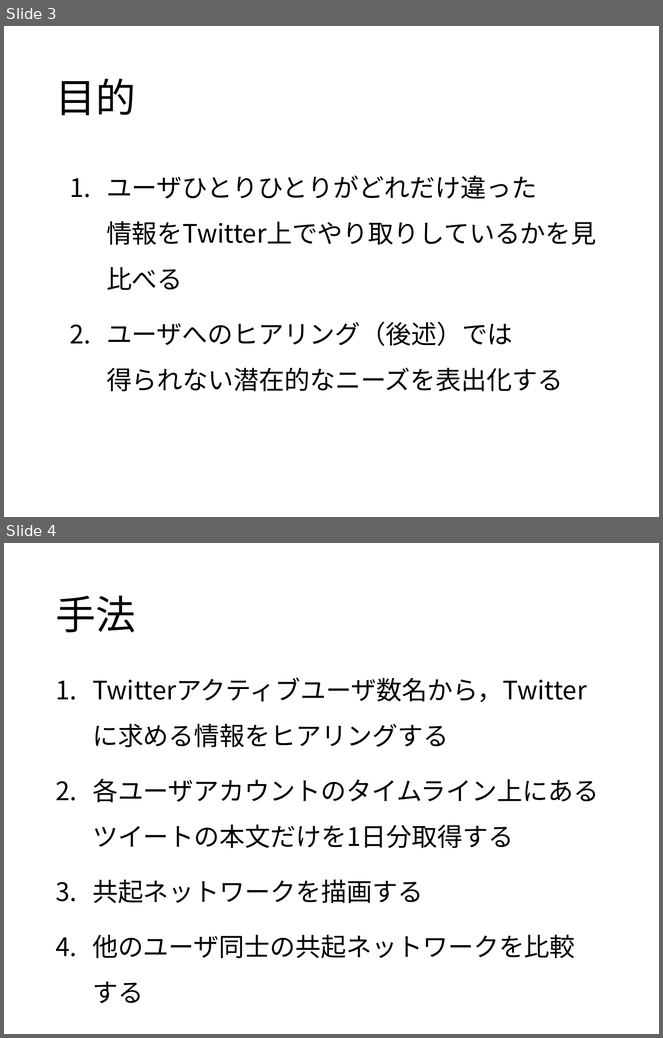
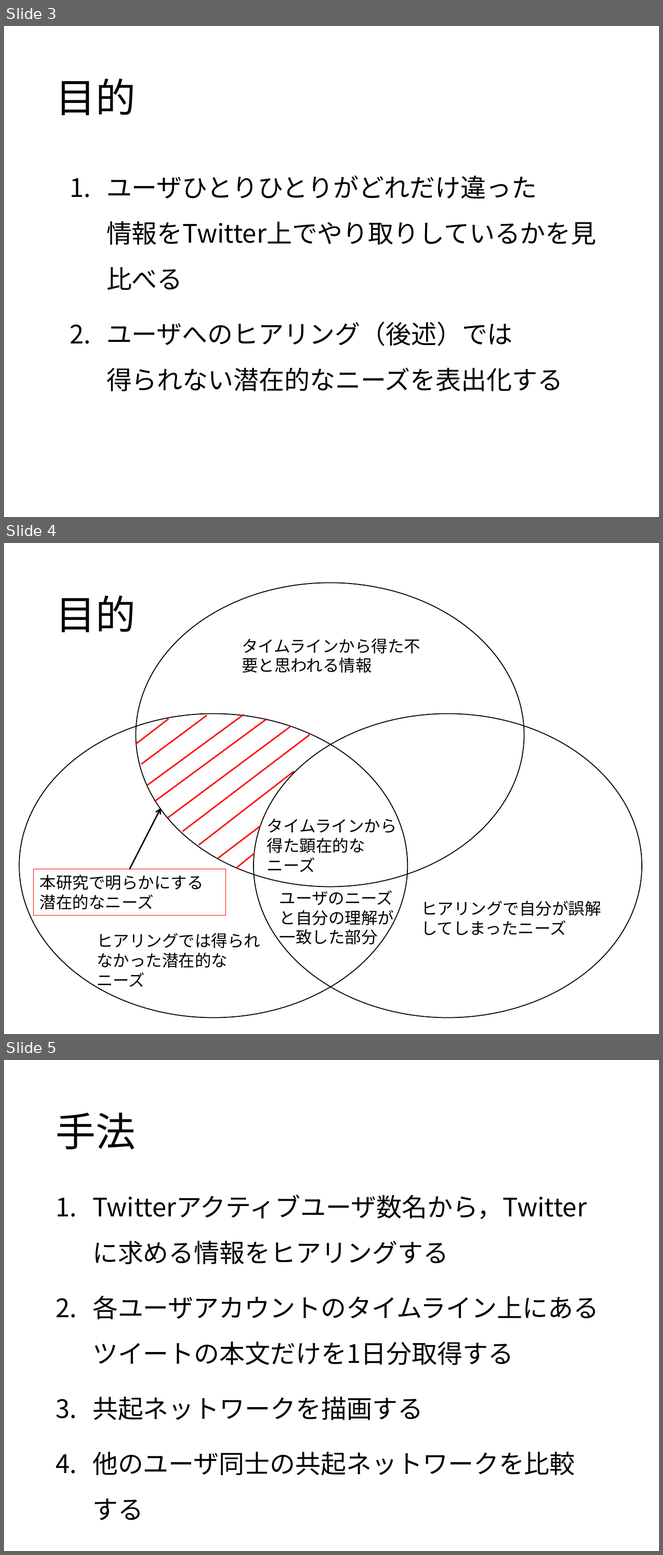
Before and after one commit to keimatsui/kadai, a slide deck: 卒業論文/2014/吉野聡志/最終発表/最終発表スライド.pptx. Shown one above the other, each under a label of ours: slides 3 and 4 before the commit, slides 3, 4 and 5 after it. The pictures are 663x1038 and 663x1555 pixels, drawn with LibreOffice and Linux fonts; fonts in the diff are those of the drawing. Boxes give left, top, right and bottom in pixels: in the first picture for what was removed or moved away, otherwise in the second. Text is boxed around its words. In the diff, an @@ line names an element or a change of style, - is before the commit and + after.

Commit message:
最終発表スライド修正

```diff
--- a/卒業論文/2014/吉野聡志/最終発表/最終発表スライド.pptx
+++ b/卒業論文/2014/吉野聡志/最終発表/最終発表スライド.pptx
@@ slide 4 added at box(4, 543, 659, 1034), background #FFFFFF @@
@@ ellipse added at box(136, 583, 524, 887), outline #000000 1 pt @@
@@ title added at box(55, 596, 136, 632), 44 pt, text #000000 @@
+目的
@@ text added at box(242, 639, 421, 673), 18 pt, text #000000 @@
+タイムラインから得た不要と思われる情報
@@ ellipse added at box(19, 714, 408, 1018), outline #000000 1 pt @@
@@ ellipse added at box(254, 714, 642, 1018), outline #000000 1 pt @@
@@ line added from (136, 744) to (168, 719), #FF0000 1.5 pt @@
@@ line added from (142, 765) to (207, 715), #FF0000 1.5 pt @@
@@ line added from (148, 785) to (244, 715), #FF0000 1.5 pt @@
@@ line added from (155, 802) to (267, 719), #FF0000 1.5 pt @@
@@ line added from (168, 818) to (291, 727), #FF0000 1.5 pt @@
@@ line added from (183, 831) to (310, 735), #FF0000 1.5 pt @@
@@ line added from (198, 845) to (294, 772), #FF0000 1.5 pt @@
@@ arrow added from (130, 869) to (161, 808), #000000 1.5 pt @@
@@ text added at box(267, 815, 397, 873), 18 pt, text #000000 @@
+タイムラインから得た顕在的な ニーズ
@@ line added from (218, 858) to (261, 826), #FF0000 1.5 pt @@
@@ line added from (236, 868) to (254, 853), #FF0000 1.5 pt @@
@@ rectangle added at box(34, 869, 226, 916), outline #FF0000 0.75 pt, 18 pt, text #000000 @@
+本研究で明らかにする潜在的なニーズ
@@ text added at box(280, 890, 394, 948), 18 pt, text #000000 @@
+ユーザのニーズと自分の理解が一致した部分
@@ text added at box(421, 901, 601, 936), 18 pt, text #000000 @@
+ヒアリングで自分が誤解してしまったニーズ
@@ text added at box(97, 933, 260, 991), 18 pt, text #000000 @@
+ヒアリングでは得られなかった潜在的な
+ニーズ
@@ what was slide 4 is now slide 5 @@
```
